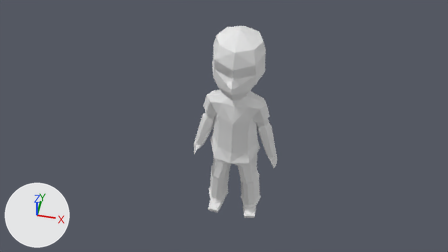
The Blender file ART/Models/GenericYoungNPC/young.blend, before and after one commit.
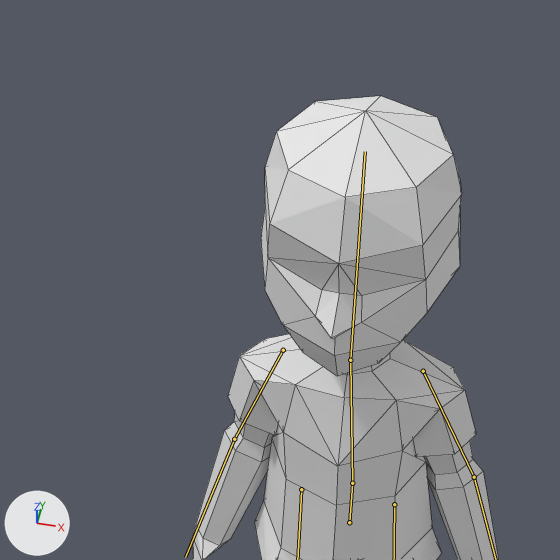
Each version is shown from the file's camera 'Camera', then close up on the part from 32% to 65% of the width and 0% to 59% of the height. Arrows for +X, +Y and +Z are at lower left; the lights stay in place. Both versions are drawn at frame 26 of the action 'Breathe'; the numbers are the values there. The bones that bend it are drawn over the model as lines in the close-ups. The close-ups show mesh edges as thin lines.
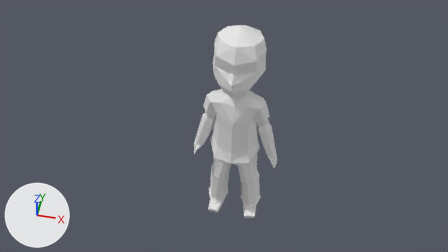
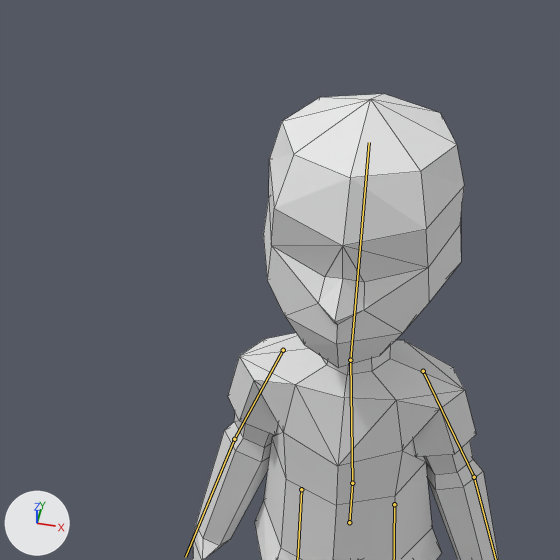
Boxes (x1, y1, x2, y2) around the edits, measured in the close-ups (560 x 560 px):
'Sphere', posed: before (193, 96, 499, 560); after (193, 94, 499, 560)
bone 'Bone.001', root to tip: before (350, 360) to (365, 151); after (350, 360) to (369, 142)

Patch to the scene script:
```diff
--- a/ART/Models/GenericYoungNPC/young.blend.py
+++ b/ART/Models/GenericYoungNPC/young.blend.py
@@ bone_bone_001 @@
 bone_bone_001 = bpy.data.objects['Armature'].pose.bones['Bone.001']  # child of 'Bone.002'
-bone_bone_001.rotation_quaternion = (0.999, -0.039, 0.0, 0.0)  # degrees (-4, 0, 0)
+bone_bone_001.rotation_quaternion = (0.996, -0.085, 0.0, 0.0)  # degrees (-10, 0, 0)
```
